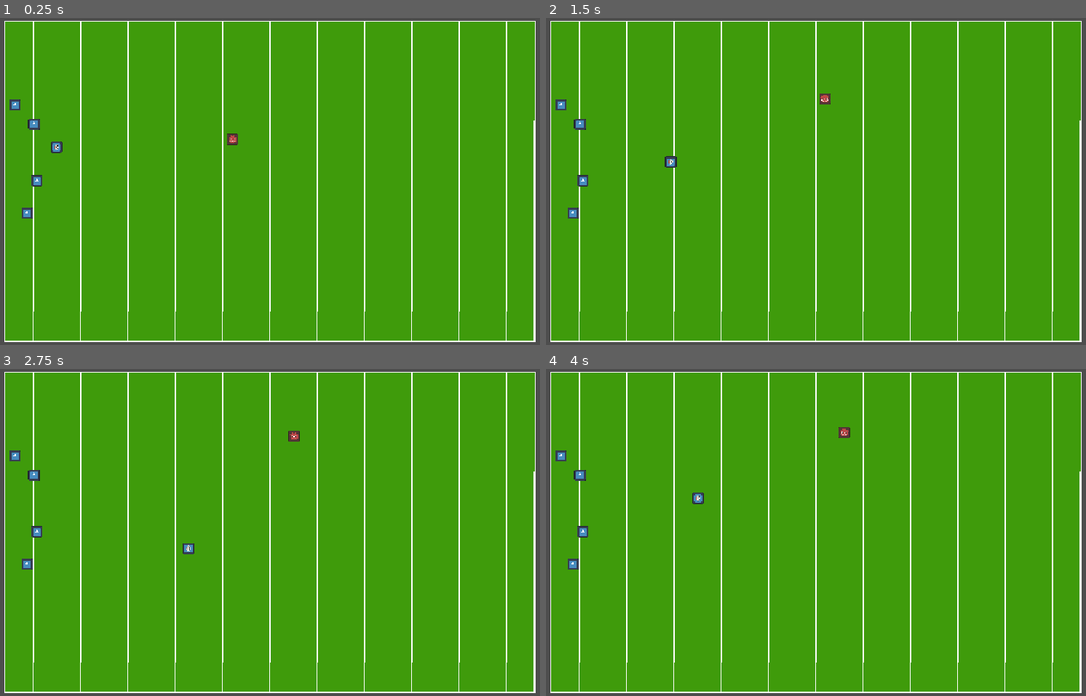
Above: before the commit, frames 1-4 (two rows, left to right).
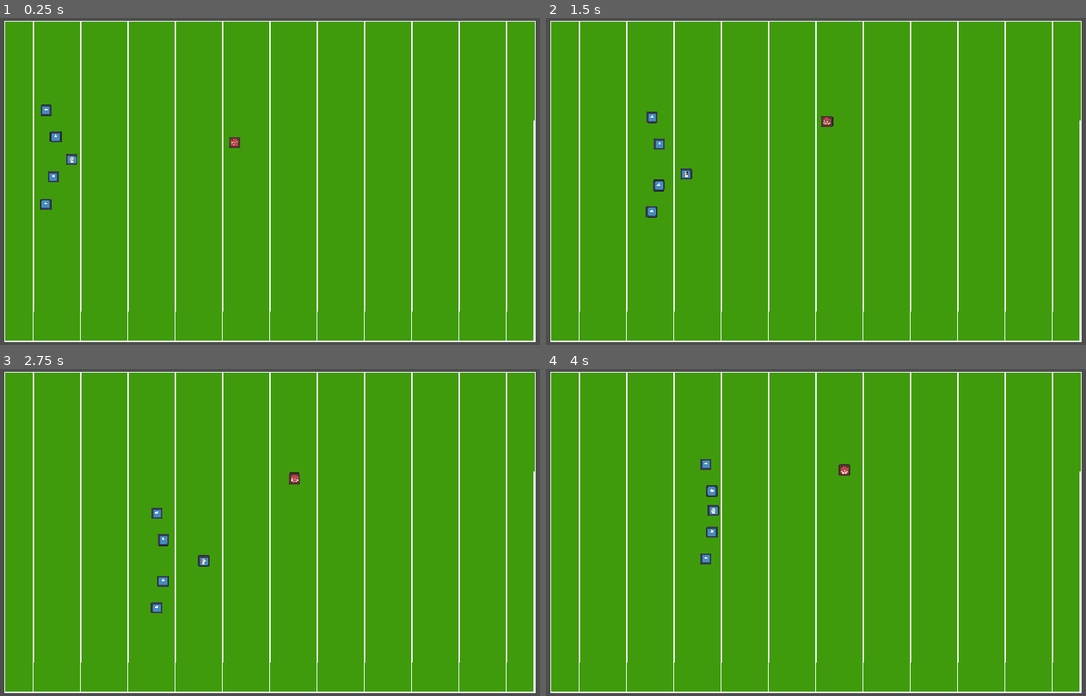
Above: after the commit, the same moments.

Repository: 24143-maker/11DIT_ASSIGMENT
Game: Godot game, scene res://scenes/match/match.tscn
Same seed, same stepped clock (60 frames per second), same inputs: the game is played once before the commit and once after it. The engine's default icon, where the game draws it, is replaced by a stand-in: a white triangle on a blue panel in a dark square.
Inputs:
- Up to frame 1 (0.25 s): no input
- Up to frame 2 (1.5 s): hold D (move_right) 0.53-1.28 s; hold Shift (sprint) 0.53-1.28 s; hold S (move_down) from 1.28 s (still down); tap Shift (sprint) at 1.35 s
- Up to frame 3 (2.75 s): release S (move_down) at 2.03 s; hold D (move_right) from 2.03 s (still down); hold Shift (sprint) from 2.03 s (still down)
- Up to frame 4 (4 s): release D (move_right) at 2.78 s; release Shift (sprint) at 2.78 s; hold W (move_up) 2.78-3.53 s; tap Shift (sprint) at 2.85 s; hold A (move_left) from 3.53 s (still down); hold Shift (sprint) from 3.53 s (still down)

The runs differ from the first frame. In frame 1, 0.8% of the frame differs, in the area x 1-45%, y 24-62%; in frame 2, 0.9%, in the area x 1-54%, y 23-62%; in frame 3, 0.9%; in frame 4, 0.9%.
Error before the commit: Invalid assignment of property or key 'ball_carrier' with value of type 'CharacterBody2D (Player)' on a base object of type 'CharacterBody2D (Player)'. (res://…

Commit message:
fixed player bugs

Diff:
--- a/project.godot
+++ b/project.godot
@@ -12,7 +12,7 @@
 
 config/name="11dit Assigment"
 run/main_scene="uid://b743blvwst0tc"
-config/features=PackedStringArray("4.7", "GL Compatibility")
+config/features=PackedStringArray("4.6", "GL Compatibility")
 
 [autoload]
 
--- a/scenes/match/match.tscn
+++ b/scenes/match/match.tscn
@@ -1,7 +1,6 @@
 [gd_scene format=3 uid="uid://b743blvwst0tc"]
 
 [ext_resource type="Script" uid="uid://b8bsyh75scsip" path="res://scripts/match.gd" id="1_klj7n"]
-[ext_resource type="PackedScene" uid="uid://do1pjcvnfwqj" path="res://scenes/entities/player.tscn" id="1_yqfj7"]
 [ext_resource type="PackedScene" uid="uid://b3nwy8eq4sgel" path="res://scenes/entities/footballer.tscn" id="3_h1ndw"]
 [ext_resource type="PackedScene" uid="uid://clrdmhne2c0f3" path="res://scenes/entities/defender.tscn" id="4_nudob"]
 [ext_resource type="PackedScene" uid="uid://18b0mg85u1je" path="res://scenes/entities/ball.tscn" id="5_86swp"]
@@ -132,10 +131,11 @@
 position = Vector2(890, 272)
 shape = SubResource("RectangleShape2D_klj7n")
 
-[node name="Player" parent="." unique_id=886370576 groups=["attackers"] instance=ExtResource("1_yqfj7")]
-position = Vector2(88, 214)
+[node name="Footballer" parent="." unique_id=886370576 instance=ExtResource("3_h1ndw")]
+position = Vector2(114, 235)
+support_offset = Vector2(-40, 0)
 
-[node name="Camera2D" type="Camera2D" parent="Player" unique_id=1388044688]
+[node name="Camera2D" type="Camera2D" parent="Footballer" unique_id=1388044688]
 zoom = Vector2(0.65, 0.65)
 limit_left = 0
 limit_top = 0
@@ -143,21 +143,21 @@
 limit_bottom = 544
 position_smoothing_enabled = true
 
-[node name="Teammate" parent="." unique_id=153971183 groups=["attackers"] instance=ExtResource("3_h1ndw")]
-position = Vector2(18, 143)
+[node name="Footballer2" parent="." unique_id=102084955 instance=ExtResource("3_h1ndw")]
+position = Vector2(62, 303)
+support_offset = Vector2(-40, 80)
+
+[node name="Footballer3" parent="." unique_id=1510273732 instance=ExtResource("3_h1ndw")]
+position = Vector2(60, 141)
 support_offset = Vector2(-40, -80)
 
-[node name="Teammate2" parent="." unique_id=153227991 groups=["attackers"] instance=ExtResource("3_h1ndw")]
-position = Vector2(50, 175)
-support_offset = Vector2(-30, -35)
-
-[node name="Teammate3" parent="." unique_id=712178117 groups=["attackers"] instance=ExtResource("3_h1ndw")]
-position = Vector2(55, 271)
+[node name="Footballer4" parent="." unique_id=742142067 instance=ExtResource("3_h1ndw")]
+position = Vector2(82, 261)
 support_offset = Vector2(-30, 35)
 
-[node name="Teammate4" parent="." unique_id=1475885666 groups=["attackers"] instance=ExtResource("3_h1ndw")]
-position = Vector2(38, 326)
-support_offset = Vector2(-40, 80)
+[node name="Footballer5" parent="." unique_id=2004962205 instance=ExtResource("3_h1ndw")]
+position = Vector2(88, 195)
+support_offset = Vector2(-30, -35)
 
 [node name="Defender" parent="." unique_id=267604751 groups=["defenders"] instance=ExtResource("4_nudob")]
 position = Vector2(367, 217)
--- a/scripts/player.gd
+++ /dev/null
@@ -1,96 +0,0 @@
-extends CharacterBody2D
-class_name Player
-
-@export var base_speed: float = 110.0
-@export var sprint_multiplier: float = 1.4
-@export var is_user_controlled: bool = true
-
-var facing: Vector2 = Vector2.RIGHT
-
-const PASS_TOLERANCE: float = 4.0
-
-func _ready() -> void:
-	add_to_group("attackers")
-
-func _physics_process(_delta: float) -> void:
-	if not is_user_controlled:
-		return
-
-	var input_dir: Vector2 = Input.get_vector(
-		"move_left", "move_right", "move_up", "move_down"
-	)
-
-	var speed: float = base_speed
-	if Input.is_action_pressed("sprint"):
-		speed *= sprint_multiplier
-
-	velocity = input_dir * speed
-	move_and_slide()
-
-	if input_dir.length() > 0.1:
-		facing = input_dir.normalized()
-
-
-func _unhandled_input(event: InputEvent) -> void:
-	if not is_user_controlled:
-		return
-	if event.is_action_pressed("pass_left"):
-		_try_pass(-1)
-	elif event.is_action_pressed("pass_right"):
-		_try_pass(1)
-
-
-func _try_pass(direction: int) -> void:
-	var target: Node2D = _find_receiver(direction)
-
-	if target == null:
-		print("no receiver on that side")
-		return
-
-	# THE FORWARD PASS RULE
-	if target.global_position.x > global_position.x + PASS_TOLERANCE:
-		print("FORWARD PASS!")
-		GameState.do_turnover()
-		return
-
-	var ball: Ball = null
-	for n in get_tree().get_nodes_in_group("ball"):
-		if n is Ball:
-			ball = n
-			break
-	if ball == null:
-		print("no ball found")
-		return
-
-	# Only the current carrier can pass
-	if ball.carrier != self:
-		print("I'm not carrying the ball")
-		return
-
-	print("passing to ", target.name)
-	ball.pass_to(global_position, target.global_position, self, target)
-
-
-func _find_receiver(direction: int) -> Node2D:
-	var best: Node2D = null
-	var best_dist: float = 200.0   # max pass range
-
-	for mate in get_tree().get_nodes_in_group("attackers"):
-		if mate == self:
-			continue
-
-		var offset: Vector2 = mate.global_position - global_position
-
-		# Must be on the correct side
-		if sign(offset.y) != direction:
-			continue
-		# Must not be in front (rugby league rule!)
-		if offset.x > PASS_TOLERANCE:
-			continue
-
-		var d: float = offset.length()
-		if d < best_dist:
-			best_dist = d
-			best = mate
-
-	return best
Not shown, removed: scripts/player.gd.uid
